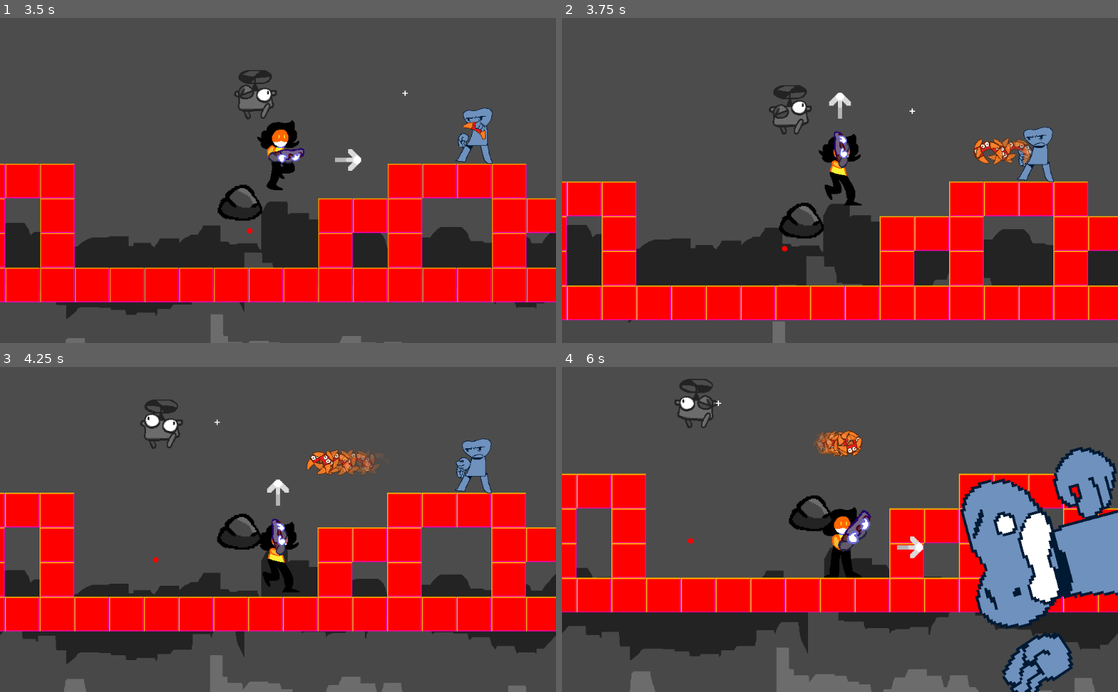
Above: before the commit, frames 1-4 (two rows, left to right).
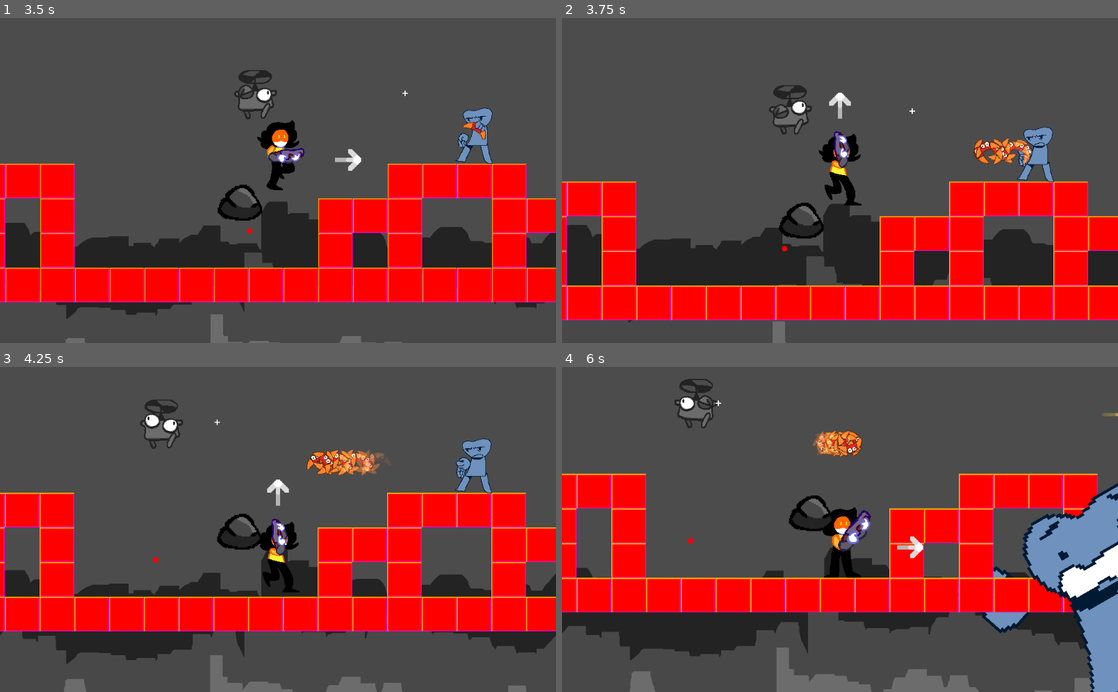
Above: after the commit, the same moments.

Repository: loopies2600/Sillarium
Game: Godot game, scene res://scenes/Levels/Test/TestScene.tscn
Two runs of this game, one before a commit and one after it. Both use one fixed random seed, a clock stepped at 60 frames per second and the inputs below. This scene is started directly instead of the project's main scene.
Inputs:
- Up to frame 1 (3.5 s): hold C (input_hold) 0.53-1.28 s; tap Up (jump) at 0.77, 1.52, 3.02 s; tap S (look_down) at 1.35 s; hold A (look_left) 2.03-2.78 s; tap D (look_right) at 2.85 s
- Up to frame 2 (3.75 s): hold W (look_up) from 3.53 s (still down)
- Up to frame 3 (4.25 s): keep holding W (look_up); tap Up (jump) at 3.77 s
- Up to frame 4 (6 s): release W (look_up) at 4.28 s; tap Down (shoot) at 4.35 s; tap Up (jump) at 4.52 s; hold C (input_hold) 5.03-5.78 s; tap S (look_down) at 5.85 s

Frame 1 is identical in both runs. In frame 2, 0.2% of the frame differs, in the area x 76-85%, y 36-45%; in frame 3, 0.5%; in frame 4, 13%, in the area x 45-100%, y 14-100%.

Commit message:
trails done

Diff:
--- a/Globals.gd
+++ b/Globals.gd
@@ -4,6 +4,7 @@
 
 const UP = Vector2.UP
 const UNIT_SIZE = 96
+onready var trail = preload("res://scenes/Trail.tscn")
 var debug = true
 
 func loadLevel(levelName):
@@ -12,3 +13,12 @@
 			get_tree().change_scene("res://scenes/Levels/Test/TestRoom.tscn")
 		"TestLevel":
 			get_tree().change_scene("res://scenes/Levels/Test/TestScene.tscn")
+
+func CreateTrail(fds, tex, pos, rot, z):
+	var newTrail = trail.instance()
+	get_tree().get_root().add_child(newTrail)
+	newTrail.fadeSpeed = fds
+	newTrail.texture = tex
+	newTrail.global_position = pos
+	newTrail.global_rotation = rot
+	newTrail.z_index = z
--- a/scenes/enemy/Trail.gd
+++ b/scenes/Trail.gd
@@ -3,7 +3,7 @@
 var fadeSpeed = 0.1
 
 func _process(delta):
-	modulate.a -= fadeSpeed
+	modulate += Color(fadeSpeed, fadeSpeed, fadeSpeed, -fadeSpeed)
 
 	if (modulate.a <= 0):
 		queue_free()
--- a/scenes/enemy/Trail.tscn
+++ b/scenes/Trail.tscn
@@ -1,7 +1,8 @@
 [gd_scene load_steps=3 format=2]
 
 [ext_resource path="res://sprites/enemy/buma/bumatom_boomerang.png" type="Texture" id=1]
-[ext_resource path="res://scenes/enemy/Trail.gd" type="Script" id=2]
+[ext_resource path="res://scenes/Trail.gd" type="Script" id=2]
+
 
 [node name="Trail" type="Sprite"]
 texture = ExtResource( 1 )
--- a/scenes/enemy/buma/Boomerang.tscn
+++ b/scenes/enemy/buma/Boomerang.tscn
@@ -1,14 +1,12 @@
-[gd_scene load_steps=5 format=2]
+[gd_scene load_steps=4 format=2]
 
 [ext_resource path="res://sprites/enemy/buma/bumatom_boomerang.png" type="Texture" id=1]
 [ext_resource path="res://scenes/enemy/buma/BoomerangController.gd" type="Script" id=2]
-[ext_resource path="res://scenes/enemy/Trail.tscn" type="PackedScene" id=3]
 
 [sub_resource type="CircleShape2D" id=1]
 
 [node name="Boomerang" type="Node2D"]
 script = ExtResource( 2 )
-trail = ExtResource( 3 )
 
 [node name="Area2D" type="Area2D" parent="." groups=[
 "Boomerang",
--- a/scenes/enemy/buma/BoomerangController.gd
+++ b/scenes/enemy/buma/BoomerangController.gd
@@ -11,7 +11,6 @@
 export (float) var speedDecrease = 5
 export (float) var rotationSpeed = 1
 export (float) var gravity = 20
-export (PackedScene) var trail
 
 # Velocidad
 var velocity = Vector2()
@@ -30,7 +29,7 @@
 
 	# Cambia la velocidad
 	if !falling:
-		CreateTrail()
+		Globals.CreateTrail(0.05, sprite.texture, sprite.global_position, sprite.global_rotation, z_as_relative)
 		velocity += velocityDecrease
 
 	# Obtiene la distancia del inicio al bumerang
@@ -66,12 +65,3 @@
 func OnBodyEntered(body):
 	if body.is_in_group("Player"):
 		body.Respawn()
-
-func CreateTrail():
-	var newTrail = trail.instance()
-	get_tree().get_root().add_child(newTrail)
-	newTrail.fadeSpeed = 0.05
-	newTrail.texture = sprite.texture
-	newTrail.global_position = hitbox.global_position
-	newTrail.global_rotation = sprite.global_rotation
-	newTrail.z_index = z_as_relative
--- a/scenes/enemy/caranon/CaranonShotController.gd
+++ b/scenes/enemy/caranon/CaranonShotController.gd
@@ -1,6 +1,7 @@
 extends Area2D
 
 onready var visibility = $VisibilityNotifier2D
+onready var sprite = $Sprite
 
 var speed
 var velocity = Vector2()
@@ -11,6 +12,7 @@
 	velocity = speed.rotated(rotation)
 
 func _physics_process(delta):
+	Globals.CreateTrail(0.1, sprite.texture, sprite.global_position, sprite.global_rotation, z_as_relative)
 	position += velocity * delta
 	if speed.y != 0: velocity.y += 10
 
--- a/scenes/player/Bullet.gd
+++ b/scenes/player/Bullet.gd
@@ -2,7 +2,7 @@
 
 onready var sprite = $Sprite
 
-export (Vector2) var speed = Vector2(700, 0)
+export (Vector2) var speed = Vector2(1500, 0)
 
 var velocity = Vector2()
 
@@ -12,6 +12,7 @@
 	$VisibilityNotifier2D.connect("screen_exited", self, "OnScreenExited")
 
 func _physics_process(delta):
+	Globals.CreateTrail(0.15, sprite.texture, sprite.global_position, sprite.global_rotation, z_as_relative)
 	position += velocity * delta
 
 func OnBodyEntered(body):
--- a/scenes/player/Bullet.tscn
+++ b/scenes/player/Bullet.tscn
@@ -13,7 +13,6 @@
 collision_layer = 2
 collision_mask = 36
 script = ExtResource( 1 )
-speed = Vector2( 1250, 0 )
 
 [node name="Sprite" type="Sprite" parent="."]
 modulate = Color( 1, 1, 0, 1 )
Not shown: 8 places in scenes/player/Player.tscn that only renumber resources
